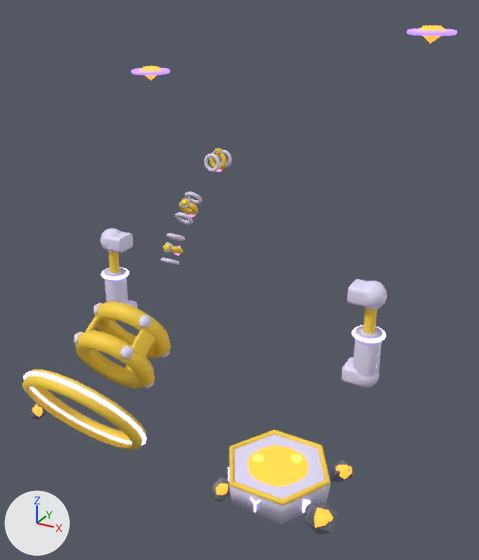
The FBX model store-assets/buildings/LavaPump/fbx/LavaPump_T4_Upgrades.fbx as it was, and as the next commit left it.
Rendered twice from a 50 mm lens placed at (6.19, -11.14, 8.61), pointed at (0.9, -1.52, 3.8). The lights are fixed; the arrows at lower left show +X, +Y and +Z. The older version comes first.

In view in the first picture: 'LavaPumpT4U1Clamps', 'LavaPumpT4U1Reinforce', 'LavaPumpT4U1ReinforceGlow', 'LavaPumpT4U3Piston1', 'LavaPumpT4U3Piston2', 'LavaPumpT4U5Fountain', 'LavaPumpT4U5FountainGlow', 'LavaPumpT4U5GlowRocks', 'LavaPumpT4U5GlowRocksGlow' and 4 more.
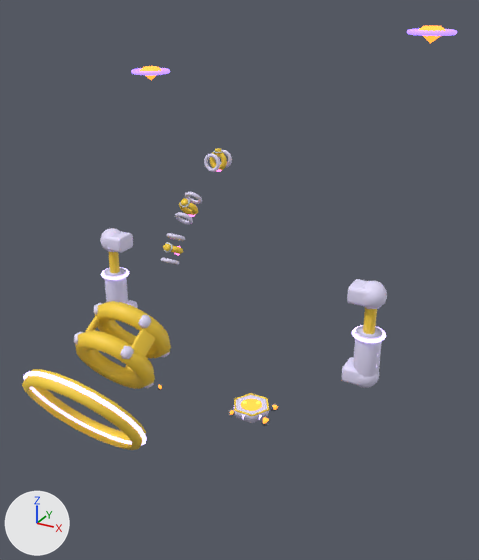
The newer file is also rescaled (x0.6), turned or shifted as a whole; pictures and numbers use the older file's frame.

What changed in the scene script:
```text
Change ob_lavapumpt4u5fountain:
    ob_lavapumpt4u5fountain.location: (0.0, 0.0, 0.0) -> (0.0, 0.0, 0.47)
    ob_lavapumpt4u5fountain.scale: (1.0, 1.0, 1.0) -> (0.417, 0.417, 0.417)
Change ob_lavapumpt4u5fountainglow:
    ob_lavapumpt4u5fountainglow.location: (0.0, 0.0, 0.0) -> (0.0, 0.0, 0.47)
    ob_lavapumpt4u5fountainglow.scale: (1.0, 1.0, 1.0) -> (0.417, 0.417, 0.417)
Change ob_lavapumpt4u5glowrocksglow:
    ob_lavapumpt4u5glowrocksglow.location: (0.0, 0.0, 0.0) -> (0.0, 0.0, 0.47)
    ob_lavapumpt4u5glowrocksglow.scale: (1.0, 1.0, 1.0) -> (0.417, 0.417, 0.417)
Change ob_lavapumpt4u5glowrocks:
    ob_lavapumpt4u5glowrocks.location: (0.0, 0.0, 0.0) -> (0.0, 0.0, 0.47)
    ob_lavapumpt4u5glowrocks.scale: (1.0, 1.0, 1.0) -> (0.417, 0.417, 0.417)
```

Where the change shows, as pixel boxes (x1, y1, x2, y2) in the pictures (479 x 560 px):
'LavaPumpT4U5Fountain', moved, rescaled (65% narrower, 67% shorter)
    before: (229, 430, 330, 524)
    after: (234, 393, 269, 423)
'LavaPumpT4U5FountainGlow', moved, rescaled
    before: (228, 445, 311, 513)
    after: (241, 398, 262, 420)
'LavaPumpT4U5GlowRocks', moved, rescaled (62% narrower, 67% shorter)
    before: (30, 403, 352, 534)
    after: (157, 384, 278, 426)
'LavaPumpT4U5GlowRocksGlow', moved, rescaled (62% narrower, 67% shorter)
    before: (32, 404, 352, 528)
    after: (158, 384, 278, 424)
